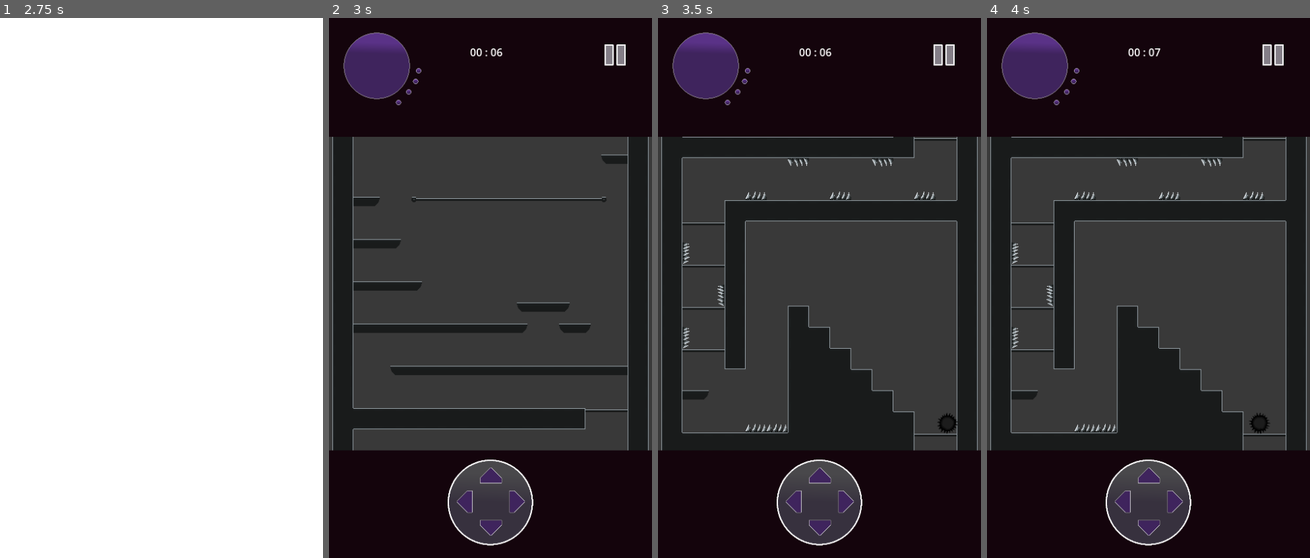
Above: before the commit, frames 1-4 (left to right).
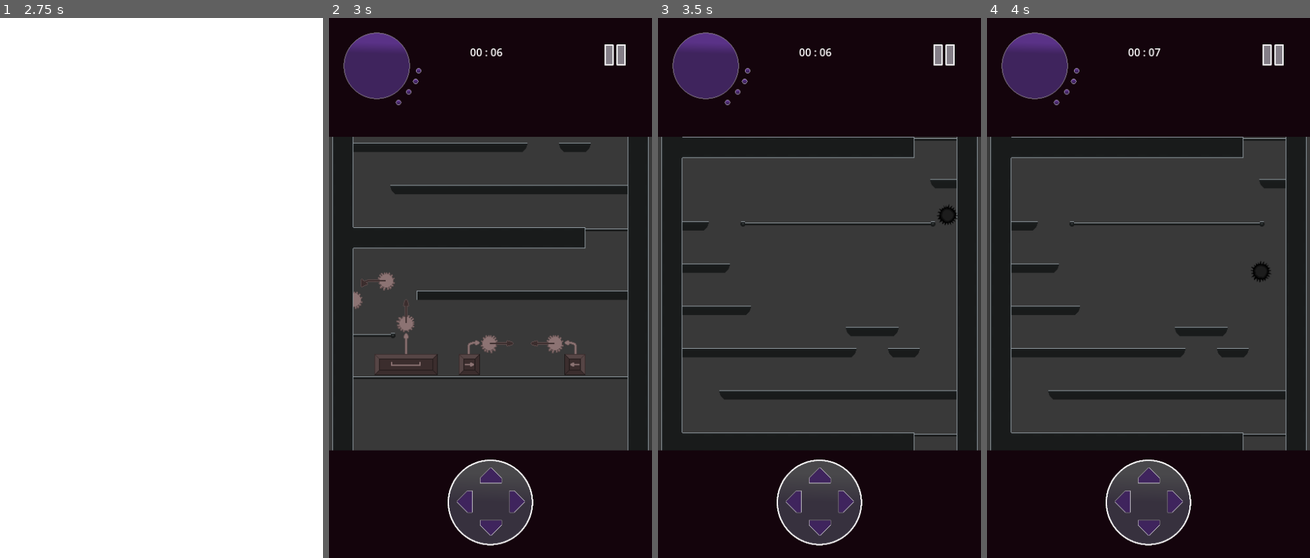
Above: after the commit, the same moments.

Repository: Arctia/42-GameJam
Game: Godot game, scene res://src/UI/title_screen.tscn
Same seed, same stepped clock (60 frames per second), same inputs: the game is played once before the commit and once after it.
Inputs:
- Up to frame 1 (2.75 s): click "START GAME" at 0.5 s; click "skip" at 1.25 s; click "skip" at 2 s
- Up to frame 2 (3 s): tap Enter at 2.75 s; hold Right (move_right) from 2.78 s (still down)
- Up to frame 3 (3.5 s): keep holding Right (move_right); tap Space (jump) at 3.02 s
- Up to frame 4 (4 s): keep holding Right (move_right); tap Space (jump) at 3.77 s

Frame 1 is identical in both runs. In frame 2, 14% of the frame differs, in the area x 7-93%, y 23-77%; in frame 3, 12%; in frame 4, 12%.

Commit message:
...

Diff:
--- a/src/UI/game_screen.gd
+++ b/src/UI/game_screen.gd
@@ -15,7 +15,7 @@
 }
 
 func _ready():
-	_to_new_level(3)
+	_to_new_level(1)
 
 func _process(_dt):
 	HUD.get_lives(player.lives)
@@ -31,7 +31,7 @@
 # --- New Level Logic
 
 func _to_new_level(how_many:int=1) -> void:
-	%ash.position.y -= 8
+	%ash.position.y -= 40
 	print("Tween production")
 	var tween = self.create_tween()
 	tween.tween_property(%Game, "position:y", %Game.position.y + (14 * 32) * how_many, 0.6)
--- a/src/UI/game_screen.tscn
+++ b/src/UI/game_screen.tscn
@@ -47,7 +47,7 @@
 
 [node name="ash" parent="Game" instance=ExtResource("2_w1o6o")]
 unique_name_in_owner = true
-position = Vector2(342, -922)
+position = Vector2(319, -165)
 
 [node name="ColorRect3" type="ColorRect" parent="."]
 layout_mode = 1
--- a/src/UI/title_screen.tscn
+++ b/src/UI/title_screen.tscn
@@ -66,12 +66,8 @@
 [node name="ash" parent="Node2D" instance=ExtResource("4_pmvk2")]
 position = Vector2(245, 577)
 scale = Vector2(2, 2)
-ACC = 30.0
 MAX_SPEED = 0.0
 JUMP = 0.0
-ashes_full = 100000.0
-consume = 1.0
-lives = 5
 
 [node name="Label" type="Label" parent="."]
 layout_mode = 1
